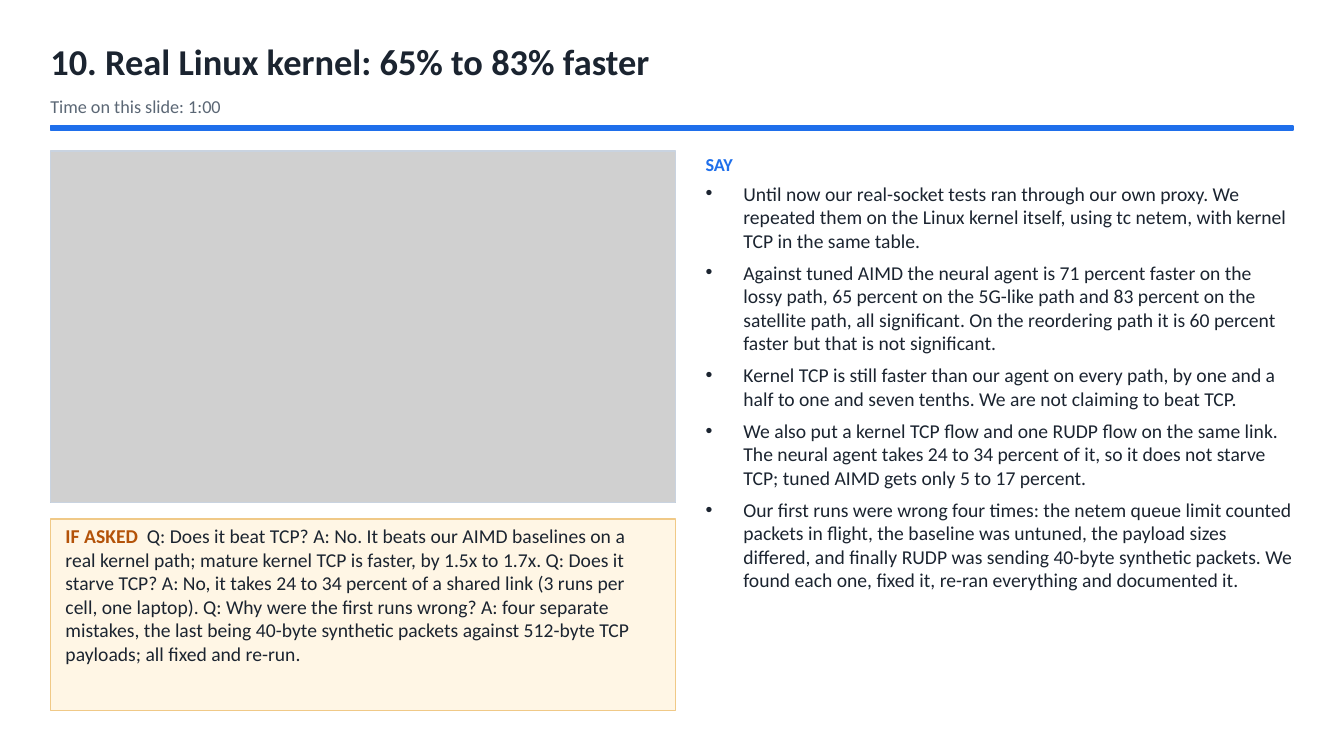
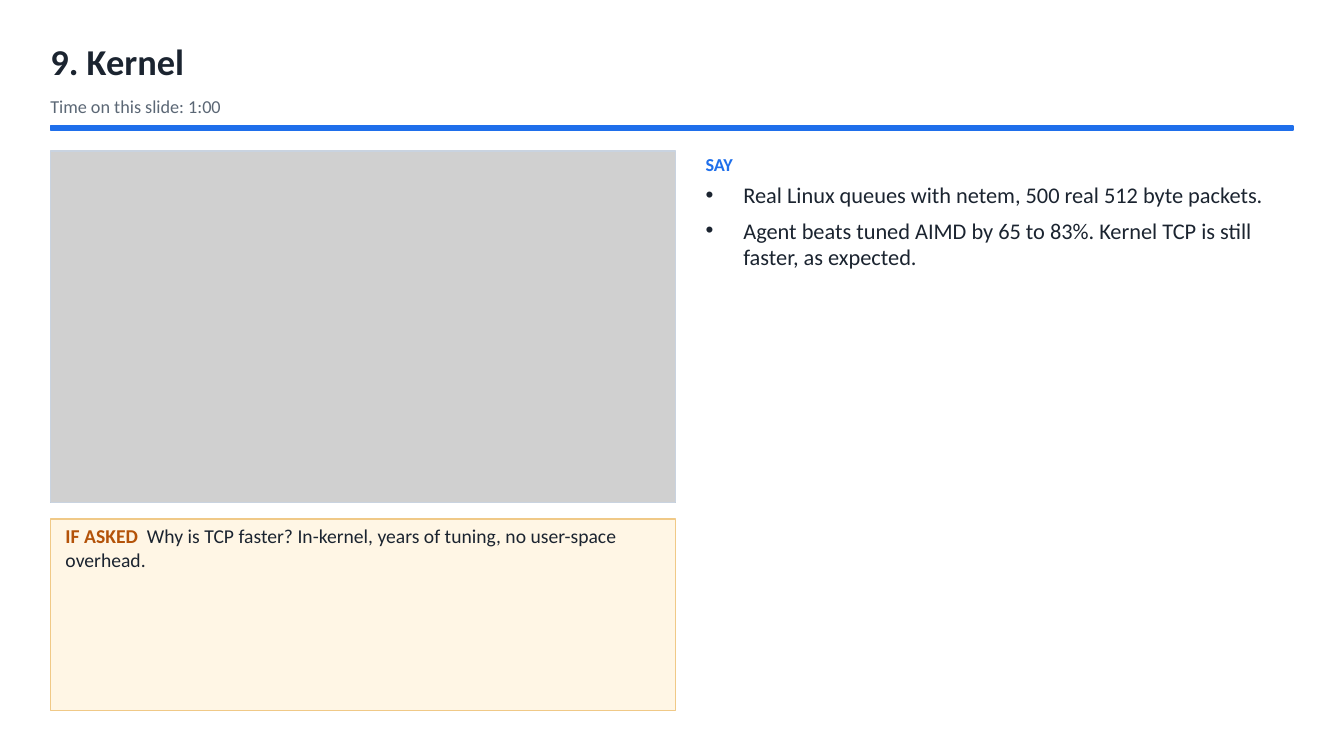
Before and after one commit to Capsturrrr/REPLIC, a slide deck: slide 11 of docs/final/RUDP_Host_Guide.pptx (slide 12 before the commit). Drawn at 1344x756 pixels with LibreOffice and Linux fonts; fonts in the diff are those of the drawing; grey boxes stand for pictures. Boxes give left, top, right and bottom in pixels: in the first picture for what was removed or moved away, otherwise in the second. Text is boxed around its words. In the diff, an @@ line names an element or a change of style, - is before the commit and + after.

```diff
--- a/docs/final/RUDP_Host_Guide.pptx
+++ b/docs/final/RUDP_Host_Guide.pptx
@@ text at (50,49,184,76): text changed @@
-10. Real Linux kernel: 65% to 83% faster
+9. Kernel
@@ text at (743,187,1262,269): text changed; size 14 to 16 pt @@
-• Until now our real-socket tests ran through our own proxy. We repeated them on the Linux kernel itself, using tc netem, with kernel TCP in the same table.
-• Against tuned AIMD the neural agent is 71 percent faster on the lossy path, 65 percent on the 5G-like path and 83 percent on the satellite path, all significant. On the reordering path it is 60 percent faster but that is not significant.
-• Kernel TCP is still faster than our agent on every path, by one and a half to one and seven tenths. We are not claiming to beat TCP.
-• We also put a kernel TCP flow and one RUDP flow on the same link. The neural agent takes 24 to 34 percent of it, so it does not starve TCP; tuned AIMD gets only 5 to 17 percent.
-• Our first runs were wrong four times: the netem queue limit counted packets in flight, the baseline was untuned, the payload sizes differed, and finally RUDP was sending 40-byte synthetic packets. We found each one, fixed it, re-ran everything and documented it.
+• Real Linux queues with netem, 500 real 512 byte packets.
+• Agent beats tuned AIMD by 65 to 83%. Kernel TCP is still faster, as expected.
@@ text at (65,529,616,567): text changed @@
-IF ASKED Q: Does it beat TCP? A: No. It beats our AIMD baselines on a real kernel path; mature kernel TCP is faster, by 1.5x to 1.7x. Q: Does it starve TCP? A: No, it takes 24 to 34 percent of a shared link (3 runs per cell, one laptop). Q: Why were the first runs wrong? A: four separate mistakes, the last being 40-byte synthetic packets against 512-byte TCP payloads; all fixed and re-run.
+IF ASKED Why is TCP faster? In-kernel, years of tuning, no user-space overhead.
```
Also in this commit, not shown: 37 other slides changed, 5 slides removed, 9 other files.
